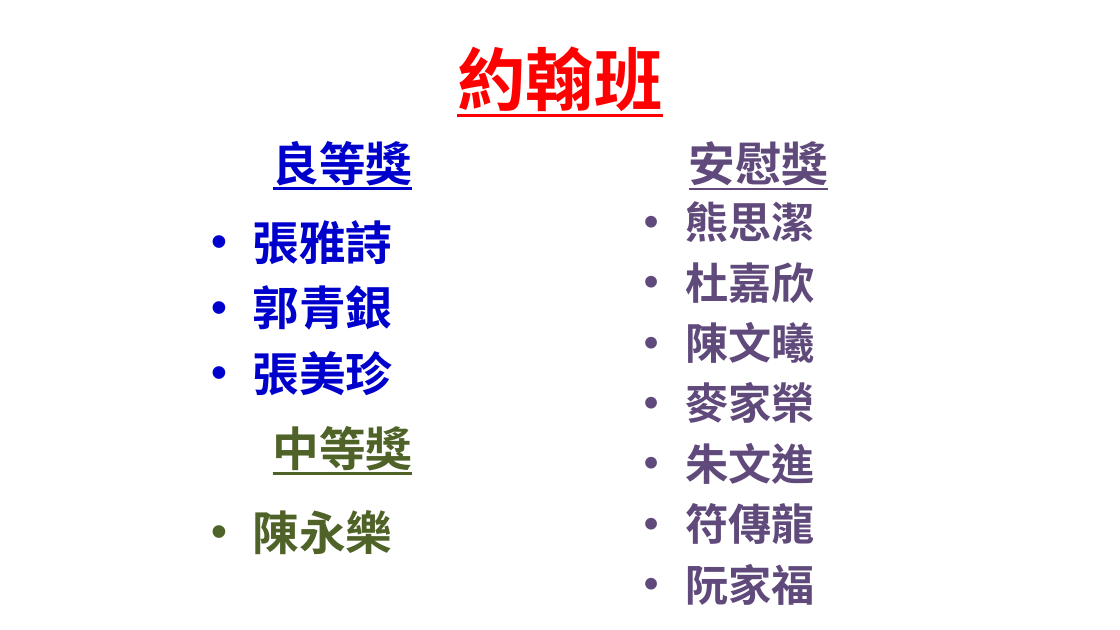
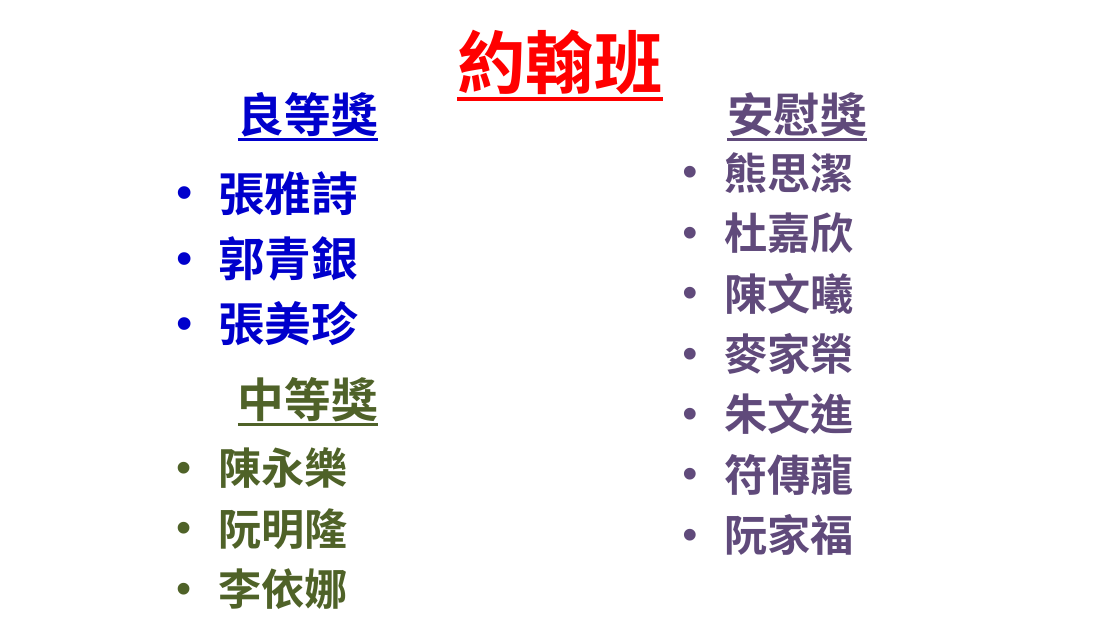
Before and after one commit to batisuoc/bible-school, a slide deck: slide 27 of 2022年主日學結業禮頒獎.pptx. Drawn at 1120x630 pixels with LibreOffice and Linux fonts; fonts in the diff are those of the drawing; background and template pictures are left out. Boxes give left, top, right and bottom in pixels: in the first picture for what was removed or moved away, otherwise in the second. Text is boxed around its words. In the diff, an @@ line names an element or a change of style, - is before the commit and + after.

Commit message:
Update ppt.

```diff
--- a/2022年主日學結業禮頒獎.pptx
+++ b/2022年主日學結業禮頒獎.pptx
@@ title "約翰班" moved from (x1=457, y1=46, x2=662, y2=117) to (x1=457, y1=29, x2=662, y2=101) @@
@@ text "安慰獎" moved from (x1=689, y1=141, x2=829, y2=190) to (x1=727, y1=92, x2=867, y2=141) @@
@@ text "熊思潔" moved from (x1=686, y1=201, x2=815, y2=605) to (x1=724, y1=152, x2=853, y2=555) @@
@@ 3 texts moved together from (x1=253, y1=141, x2=413, y2=475) to (x1=218, y1=92, x2=378, y2=426) @@
@@ text "陳永樂" moved from (x1=253, y1=510, x2=393, y2=555) to (x1=218, y1=447, x2=347, y2=609) @@
@@ text at (x1=218, y1=447, x2=347, y2=488): size 40 to 37 pt in "陳永樂" @@
@@ text at (x1=218, y1=508, x2=347, y2=609): paragraphs added @@
+• 阮明隆
+• 李依娜
```
